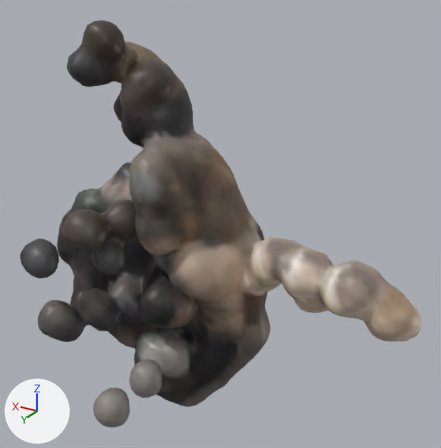
A saved change to the glTF model figureheads/models/defiance.glb.
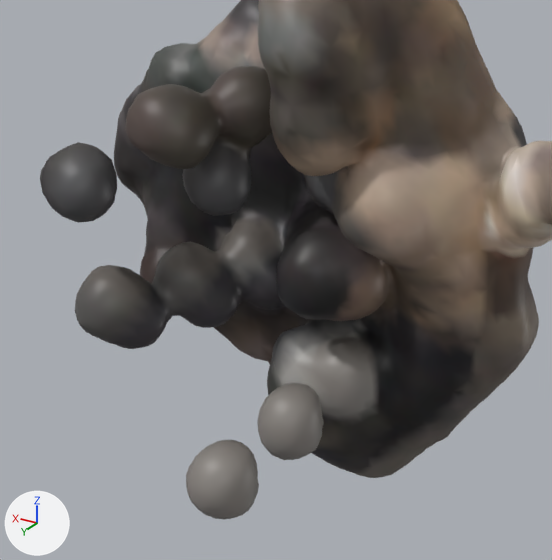
Old and new are each drawn whole from a 50 mm camera at (-1.504, 2.192, 2.035) aimed at (-0.257, 0.114, 0.996) and again close up on the part from 0% to 63% of the width and 37% to 100% of the height. The axes (+X, +Y, +Z) are drawn at lower left. The lights are the same throughout. The last two pictures show the newer version. Where no turn or scale is listed for an object, it has been applied to the vertices.

Objects in the first close-up: 'defiance_Figurehead'.
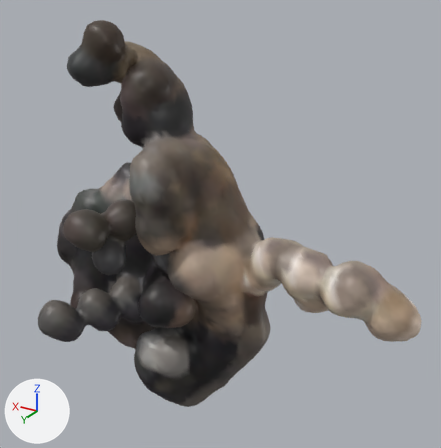
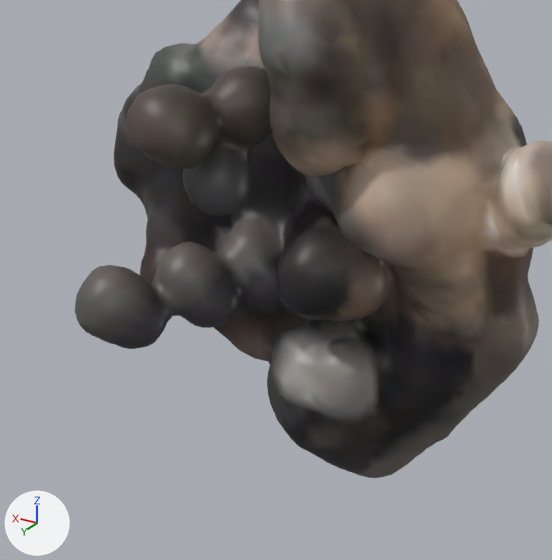
Where the newer file only moved an object's origin or applied its transform, the numbers keep the older frame.

Pixel boxes [x1, y1, x2, y2] of what changed, in the close-ups (552 x 560 px; the box of a moved part takes in the faces that stretch with it):
'defiance_Figurehead', reshaped
    before: [40, 0, 552, 519]
    after: [75, 0, 552, 478]
part 1 of me_defiance_solid, deleted
    before: [40, 142, 117, 223]
part 2 of me_defiance_solid, deleted
    before: [186, 440, 259, 519]
part 3 of me_defiance_solid, deleted
    before: [257, 383, 324, 460]
part 4 of me_defiance_solid, moved or reshaped
    before: [138, 64, 533, 469]
    after: [164, 69, 552, 436]

What changed in the scene script:
```text
Change me_defiance_solid:
    used by ob_defiance_figurehead; location = (-0.146, 0.242, 0.875)
    remove me_defiance_solid.from_pydata(...)  # 9092 vertices, 18168 faces; spans x -0.98..0.98, y -0.5..0.5, z -0.94..0.94
    add me_defiance_solid.from_pydata(...)  # 8631 vertices, 17262 faces; spans x -0.98..0.98, y -0.5..0.35, z -0.94..0.94
    me_defiance_solid part 1: the loose piece of 162 vertices spanning x 0.48..0.66, y 0.19..0.36, z -0.13..0.04 is deleted
    me_defiance_solid part 2: the loose piece of 144 vertices spanning x 0.02..0.17, y 0.35..0.5, z -0.65..-0.47 is deleted
    me_defiance_solid part 3: the loose piece of 143 vertices spanning x 0.02..0.16, y 0.12..0.27, z -0.65..-0.47 is deleted
    me_defiance_solid part 4: 11 vertices moved within x 0.0..0.44, y -0.21..0.23, z -0.62..0.13; 57 vertices removed from x -0.62..0.9, y -0.5..0.22, z -0.83..0.8; 51 vertices added at x -0.51..0.97, y -0.5..0.23, z -0.84..0.84
    other edits to the shape of me_defiance_solid do not show in these pictures
```
